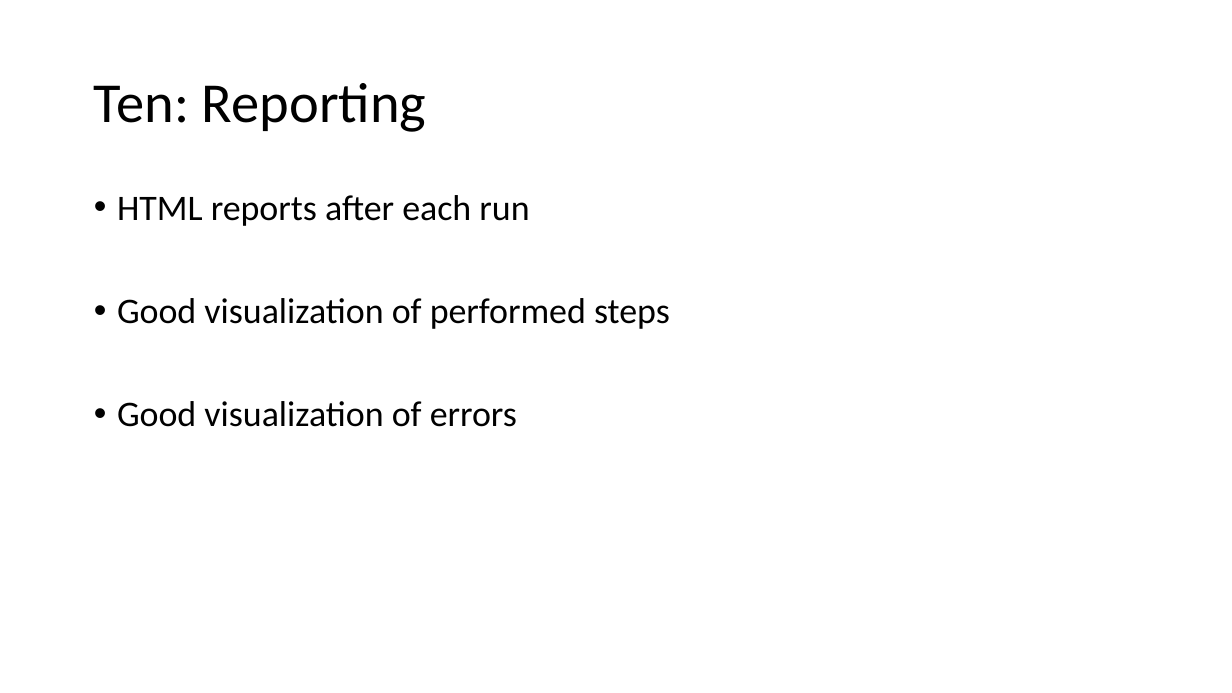
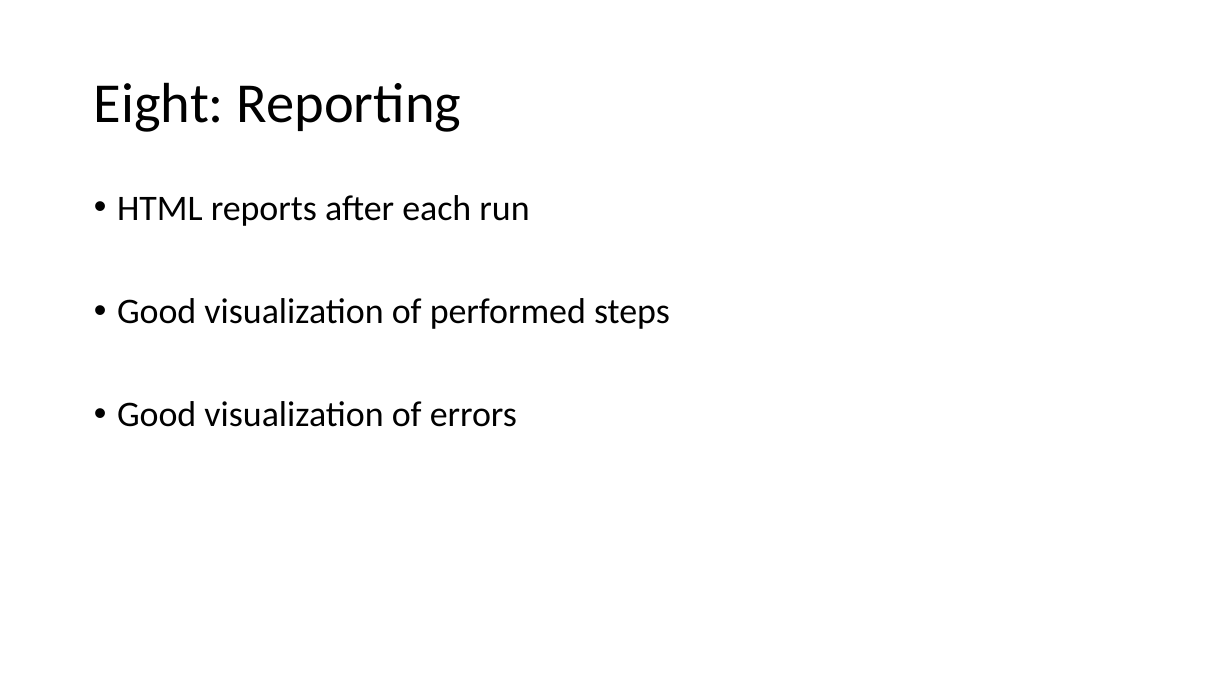
Before and after one commit to MiQr/spock-handsOn, a slide deck: slide 13 of ppt/Spock-HandsOn.pptx (slide 14 before the commit). Drawn at 1232x693 pixels with LibreOffice and Linux fonts; fonts in the diff are those of the drawing. Boxes give left, top, right and bottom in pixels: in the first picture for what was removed or moved away, otherwise in the second. Text is boxed around its words. In the diff, an @@ line names an element or a change of style, - is before the commit and + after.

```diff
--- a/ppt/Spock-HandsOn.pptx
+++ b/ppt/Spock-HandsOn.pptx
@@ title at box(94, 82, 461, 132): text changed @@
-Ten: Reporting
+Eight: Reporting
```
Also in this commit, not shown: 6 other slides changed, 1 slide added, 1 other file.
